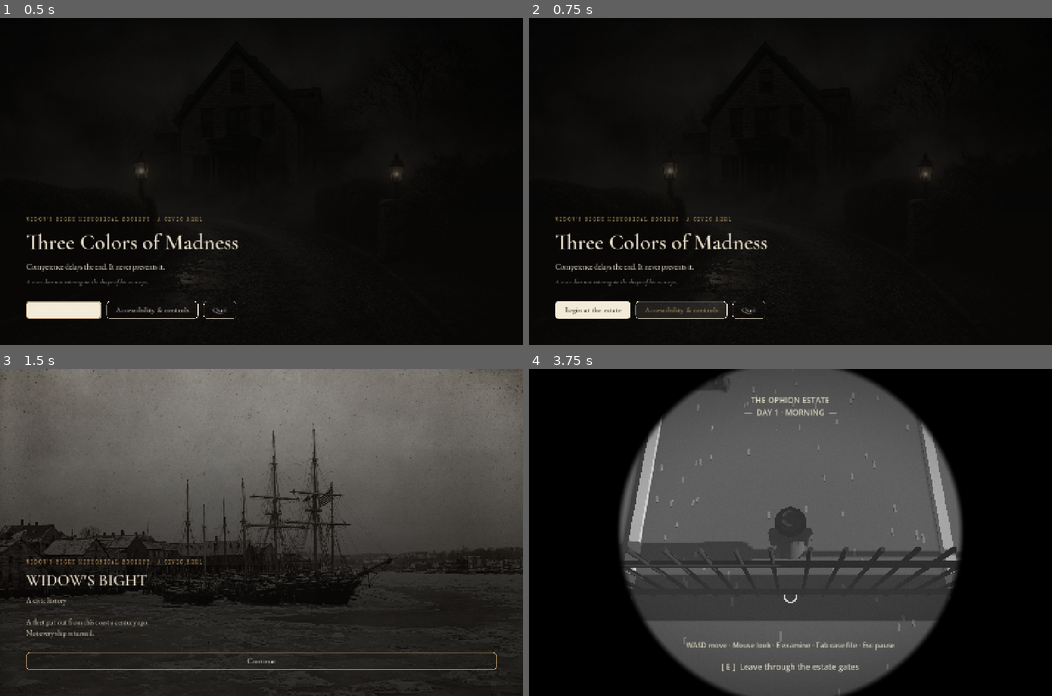
Above: before the commit, frames 1-4 (two rows, left to right).
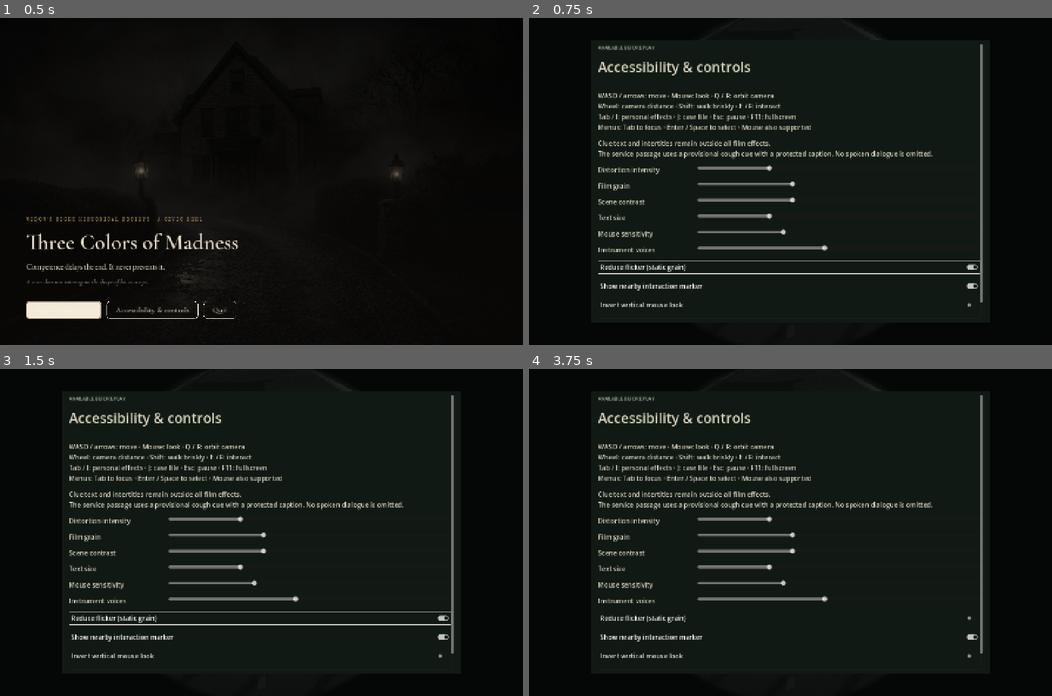
Above: after the commit, the same moments.

Repository: dejunai/three-colors---Codex
Game: Godot game, scene res://main.tscn
The game is run twice, just before and just after one commit, with the same random seed, the same clock (stepped at 60 frames per second) and the same inputs.
Inputs (mouse positions are in pixels of both pictures, inside the frame that each line leads up to):
- Up to frame 1 (0.5 s): no input
- Up to frame 2 (0.75 s): click "Accessibility & controls" at 0.5 s
- Up to frame 3 (1.5 s): click (62, 660) at 1.25 s, where only the run before the commit has a clickable "Begin at the estate"
- Up to frame 4 (3.75 s): click (790, 660) at 2 s, where only the run before the commit has a clickable "Continue"; click (790, 660) at 2.75 s, where only the run before the commit has a clickable "Continue"; click "Continue" (after the commit: "Reduce flicker (static grain)") at 3.5 s

Frame 1 is identical in both runs. In frame 2, 8.7% of the frame differs, in the area x 5-87%, y 8-92%; in frame 3, 69%, in the area x 0-100%, y 0-100%; in frame 4, 67%.

Commit message:
Fix title accessibility entry

Diff:
--- a/scripts/chapters/chapter_one.gd
+++ b/scripts/chapters/chapter_one.gd
@@ -184,9 +184,16 @@
 	var buttons=[]
 	if not _available_save_path().is_empty(): buttons.append(["Continue investigation",_load_game])
 	buttons.append(["Begin at the estate",_new_game])
-	buttons.append(["Accessibility & controls",func(): return_page="title"; _settings(),true])
+	buttons.append(["Accessibility & controls",_title_settings,true])
 	buttons.append(["Quit",func(): get_tree().quit(),true])
 	prologue.show_title(preload("res://assets/prologue/club-night.jpg"),"Three Colors of Madness","Competence delays the end. It never prevents it.","A man does not interrogate the shape of his own eye.",buttons)
+
+func _title_settings() -> void:
+	return_page="title"
+	# The photographic title lives above the ordinary interface. Remove it
+	# before constructing settings so the visible title cannot intercept input.
+	prologue.hide_all()
+	_settings()
 
 func _new_game() -> void:
 	tunnel_checkpoint.clear()
--- /dev/null
+++ b/tests/title_settings_flow.gd
@@ -0,0 +1,40 @@
+extends SceneTree
+
+func _initialize() -> void: call_deferred("run")
+
+func _click(button:Button) -> void:
+	var point=button.get_global_rect().get_center()
+	for pressed in [true,false]:
+		var event=InputEventMouseButton.new()
+		event.position=point
+		event.button_index=MOUSE_BUTTON_LEFT
+		event.pressed=pressed
+		root.push_input(event)
+	await process_frame
+
+func run() -> void:
+	var scene=load("res://main.tscn").instantiate()
+	root.add_child(scene)
+	await process_frame
+	var g=scene.chapter
+	g.test_mode=true
+	var settings_button:Button
+	for button in g.prologue.root.find_children("*","Button",true,false):
+		if button.text=="Accessibility & controls": settings_button=button
+	assert(settings_button!=null)
+	await _click(settings_button)
+	assert(g.page=="settings")
+	assert(not g.prologue.root.visible,"Title must not cover settings")
+	var voice_slider:HSlider
+	for slider in g.content.find_children("*","HSlider",true,false):
+		if is_equal_approx(slider.value,float(g.settings.instrument_voice_volume)): voice_slider=slider
+	assert(voice_slider!=null,"Instrument voice volume must be reachable before play")
+	var return_button:Button
+	for button in g.content.find_children("*","Button",true,false):
+		if button.text=="Apply & return": return_button=button
+	assert(return_button!=null)
+	return_button.pressed.emit()
+	await process_frame
+	assert(g.page=="title" and g.prologue.root.visible)
+	print("TITLE SETTINGS PASS: mouse entry, visible voice slider, return to title")
+	quit()
Not shown, added: docs/qa/TITLE_SETTINGS_FIX.md
